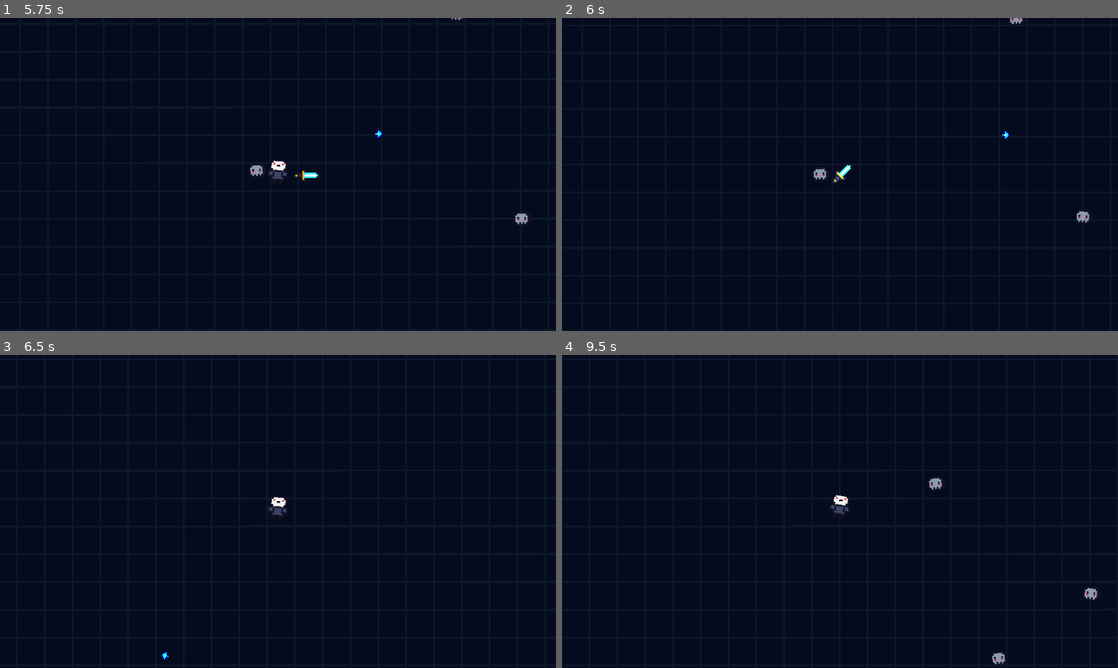
Above: before the commit, frames 1-4 (two rows, left to right).
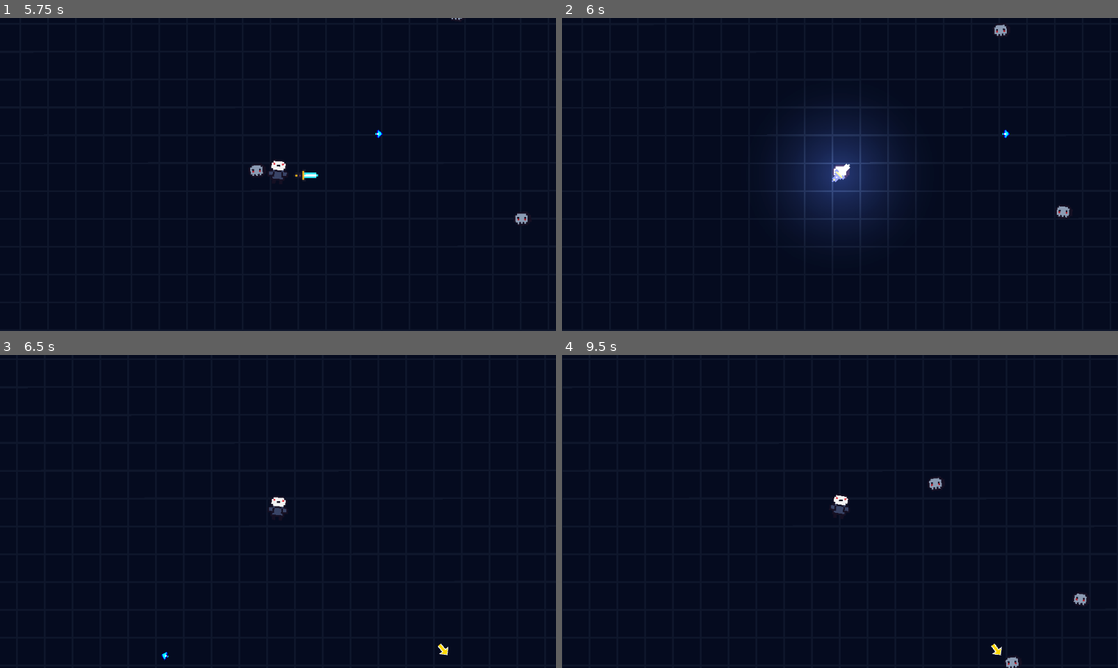
Above: after the commit, the same moments.

Repository: hanssantos02/the-under-forge
Game: Godot game, scene res://scenes/main.tscn
Same seed, same stepped clock (60 frames per second), same inputs: the game is played once before the commit and once after it.
Inputs (mouse positions are in pixels of both pictures, inside the frame that each line leads up to):
- Up to frame 1 (5.75 s): tap Enter (ui_accept) at 0.5, 0.77, 1.52, 3.02, 3.77, 4.52 s; move the mouse to (400, 158) at 0.52 s; hold D (move_right) 0.53-1.28 s; move the mouse to (166, 190) at 1.27 s; hold S (move_down) 1.28-2.03 s; move the mouse to (333, 105) at 2.02 s; hold D (move_right) 2.03-2.78 s; move the mouse to (250, 237) at 2.77 s; hold W (move_up) 2.78-3.53 s; move the mouse to (444, 221) at 3.52 s; hold A (move_left) 3.53-5.03 s; move the mouse to (111, 127) at 4.27 s; move the mouse to (305, 174) at 5.02 s; hold S (move_down) from 5.03 s (still down)
- Up to frame 2 (6 s): move the mouse to (756, 96) at 5.77 s; release S (move_down) at 5.78 s; hold D (move_right) from 5.78 s (still down)
- Up to frame 3 (6.5 s): keep holding D (move_right); tap Enter (ui_accept) at 6.02 s
- Up to frame 4 (9.5 s): move the mouse to (962, 495) at 6.52 s; release D (move_right) at 6.53 s; hold W (move_up) 6.53-7.28 s; tap Enter (ui_accept) at 6.77, 7.52, 9.02 s; move the mouse to (728, 527) at 7.27 s; hold D (move_right) 7.28-8.03 s; move the mouse to (895, 442) at 8.02 s; hold S (move_down) 8.03-8.78 s; move the mouse to (812, 574) at 8.77 s; hold A (move_left) from 8.78 s (still down)

Frame 1 is identical in both runs. In frame 2, 5.4% of the frame differs, in the area x 36-95%, y 0-74%; in frame 3, less than 0.1%; in frame 4, 0.3%.

Commit message:
Add weapon indicator
Added weapon indicator so that player would not get lost finding dropped weapon
Also fixed enemy script so they keep moving even if player is dead

Diff:
--- a/project.godot
+++ b/project.godot
@@ -23,6 +23,10 @@
 window/size/window_width_override=1920
 window/size/window_height_override=1080
 window/stretch/mode="canvas_items"
+
+[global_group]
+
+dropped_weapon=""
 
 [input]
 
--- a/scenes/dropped_weapon.tscn
+++ b/scenes/dropped_weapon.tscn
@@ -6,7 +6,18 @@
 [sub_resource type="RectangleShape2D" id="RectangleShape2D_6baej"]
 size = Vector2(14, 7)
 
-[node name="DroppedWeapon" type="Area2D" unique_id=1573558440]
+[sub_resource type="Gradient" id="Gradient_qd357"]
+colors = PackedColorArray(1, 1, 1, 1, 0, 0, 0, 0)
+
+[sub_resource type="GradientTexture2D" id="GradientTexture2D_6baej"]
+gradient = SubResource("Gradient_qd357")
+width = 128
+height = 128
+fill = 1
+fill_from = Vector2(0.5, 0.5)
+fill_to = Vector2(1, 0.5)
+
+[node name="DroppedWeapon" type="Area2D" unique_id=1573558440 groups=["dropped_weapon"]]
 rotation = -0.7853982
 script = ExtResource("1_qd357")
 
@@ -18,4 +29,9 @@
 position = Vector2(1, 0.5)
 shape = SubResource("RectangleShape2D_6baej")
 
+[node name="PointLight2D" type="PointLight2D" parent="." unique_id=1059864746]
+rotation = 0.7853982
+energy = 3.0
+texture = SubResource("GradientTexture2D_6baej")
+
 [connection signal="body_entered" from="." to="." method="_on_body_entered"]
--- a/scenes/player.tscn
+++ b/scenes/player.tscn
@@ -10,6 +10,8 @@
 [ext_resource type="PackedScene" uid="uid://co5ocd4hvs1d4" path="res://scenes/projectile.tscn" id="5_tuyoq"]
 [ext_resource type="Resource" uid="uid://befod76iap02p" path="res://resources/base_weapon.tres" id="6_fjrip"]
 [ext_resource type="PackedScene" uid="uid://cfvyubwjo2md2" path="res://scenes/movement_animator.tscn" id="10_y4r1p"]
+[ext_resource type="Texture2D" uid="uid://bi425yj7bist3" path="res://sprites/arrow.png" id="11_3v2ag"]
+[ext_resource type="Script" uid="uid://c8ukxxhmyegu" path="res://scripts/weapon_indicator.gd" id="12_jej6c"]
 
 [sub_resource type="RectangleShape2D" id="RectangleShape2D_6baej"]
 size = Vector2(12, 8)
@@ -52,5 +54,12 @@
 sprite = NodePath("../Sprite2D")
 character = NodePath("..")
 
+[node name="UI" type="CanvasLayer" parent="." unique_id=1106264876]
+
+[node name="WeaponIndicator" type="Sprite2D" parent="UI" unique_id=249299283 node_paths=PackedStringArray("camera_2d")]
+texture = ExtResource("11_3v2ag")
+script = ExtResource("12_jej6c")
+camera_2d = NodePath("../../Camera2D")
+
 [connection signal="died" from="HealthComponent" to="." method="_on_health_component_died"]
 [connection signal="timeout" from="WeaponPivot/WeaponTimer" to="WeaponPivot" method="_on_timer_timeout"]
--- a/scripts/dropped_weapon.gd
+++ b/scripts/dropped_weapon.gd
@@ -1,12 +1,19 @@
 extends Area2D
 
 @export var stats: WeaponStats
+@onready var light: PointLight2D = $PointLight2D
+@onready var weapon_sprite: Sprite2D = $Sprite2D
+
+
 
 func _ready() -> void:
 	var tween = create_tween().set_loops()
-	var start_y = position.y
-	tween.tween_property(self, "position:y", start_y - 5.0, 1.0).set_trans(Tween.TRANS_SINE)
-	tween.tween_property(self, "position:y", start_y, 1.0).set_trans(Tween.TRANS_SINE)
+	var start_y = weapon_sprite.position.y
+	var base_energy: float = 3.0
+	tween.tween_property(weapon_sprite, "position:y", start_y - 5.0, 1.0).set_trans(Tween.TRANS_SINE)
+	tween.parallel().tween_property(light, "energy", base_energy * 0.5, 1.0)
+	tween.tween_property(weapon_sprite, "position:y", start_y, 1.0).set_trans(Tween.TRANS_SINE)
+	tween.parallel().tween_property(light, "energy", base_energy, 1.0)
 
 func _on_body_entered(body: Node2D) -> void:
 	if body.is_in_group("player"):
--- a/scripts/enemy.gd
+++ b/scripts/enemy.gd
@@ -4,14 +4,18 @@
 @export var explosion_scene: PackedScene
 @onready var flash_rect: ColorRect = $Sprite2D/FlashRect
 var player
+var last_direction: Vector2 = Vector2.ZERO
 
 func _physics_process(_delta: float) -> void:
 	if not is_instance_valid(player):
 		player = get_tree().get_first_node_in_group("player")
+		if player == null:
+			velocity = last_direction * speed
 	else:
 		var direction = global_position.direction_to(player.global_position)
+		last_direction = direction
 		velocity = direction * speed
-		move_and_slide()
+	move_and_slide()
 
 func _on_damaged() -> void:
 	var tween = create_tween()
--- /dev/null
+++ b/scripts/weapon_indicator.gd
@@ -0,0 +1,19 @@
+extends Sprite2D
+
+@export var camera_2d: Camera2D
+
+func _process(delta: float) -> void:
+	var weapon = get_tree().get_first_node_in_group("dropped_weapon")
+	if weapon == null:
+		hide()
+		return
+	else:
+		show()
+	var screen_size = get_viewport_rect().size
+	var screen_center = screen_size / 2.0
+	var camera_center = camera_2d.get_screen_center_position()
+	var difference: Vector2 = weapon.global_position - camera_center
+	var bounds: Vector2 = screen_center - Vector2(20, 20)
+	var clamped_difference: Vector2 = difference.clamp(-bounds, bounds)
+	global_position = screen_center + clamped_difference
+	rotation = difference.angle()
Not shown, added: scripts/weapon_indicator.gd.uid
Binary file added: sprites/arrow.png
Not shown, added: sprites/arrow.png.import
